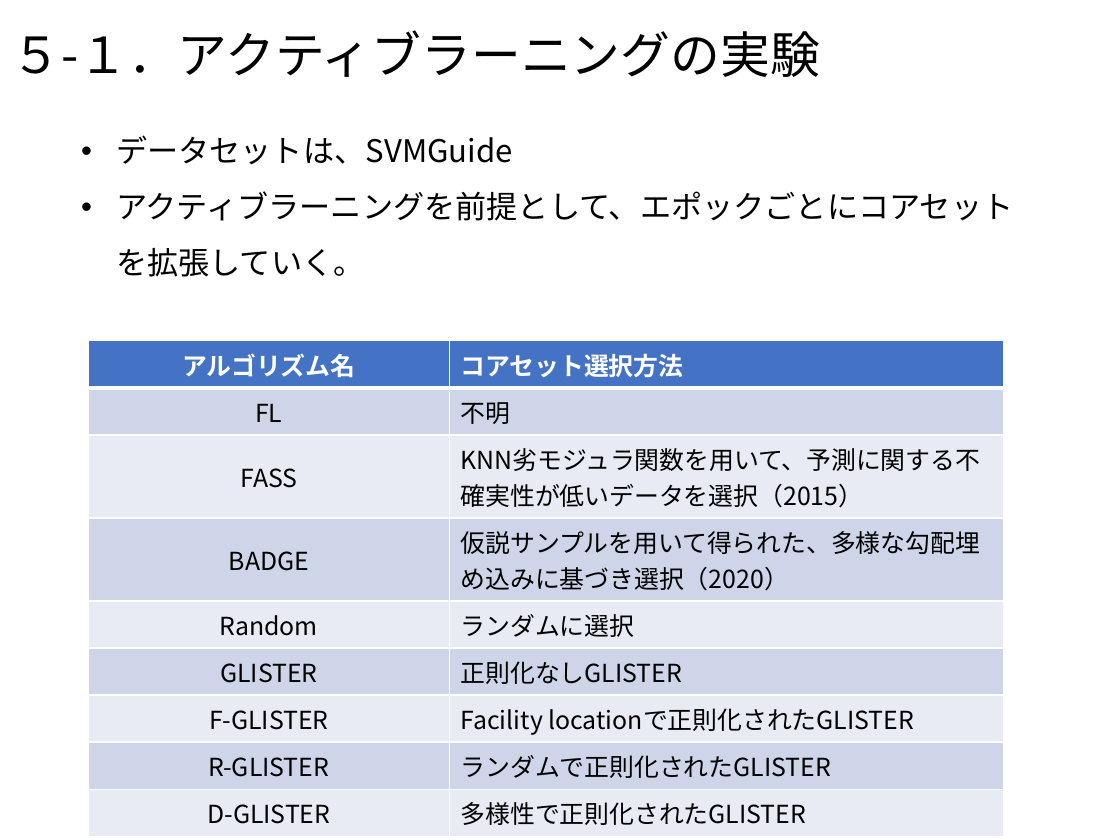
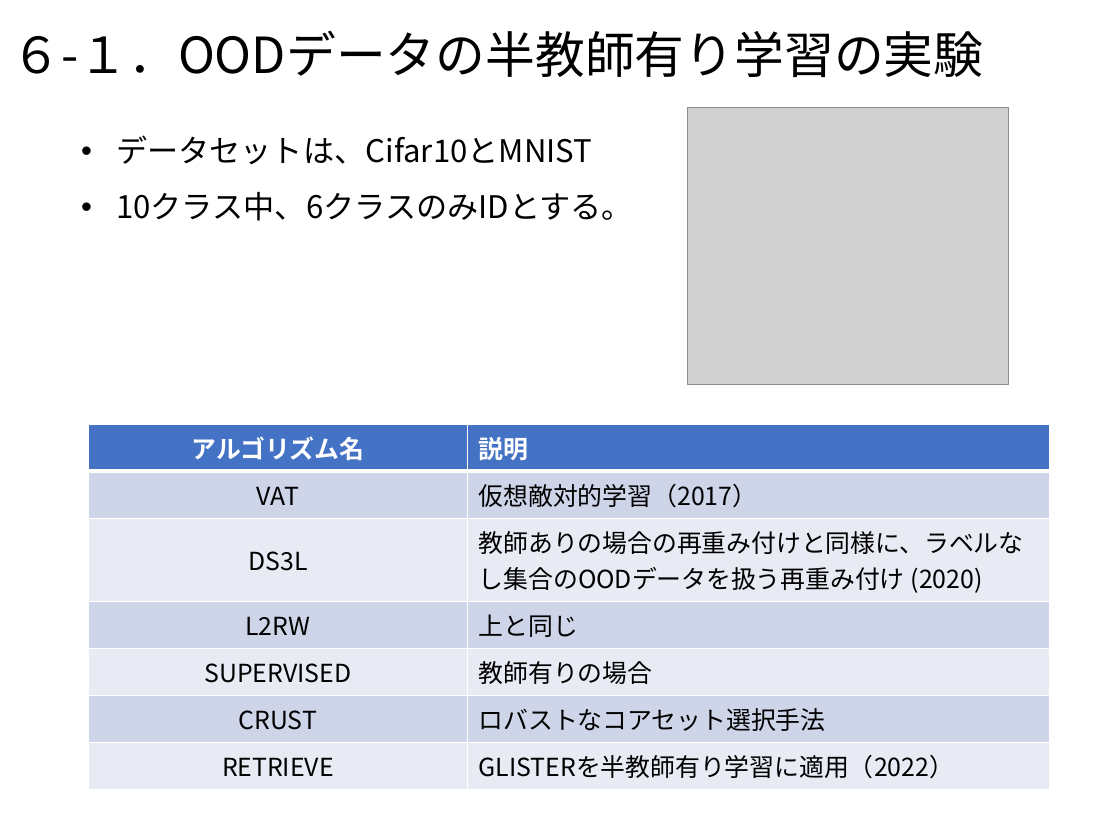
Before and after one commit to chatanisota/outwork-sc, a slide deck: slide 8 of RETRIEVE.pptx (slide 9 before the commit). Drawn at 1120x840 pixels with LibreOffice and Linux fonts; fonts in the diff are those of the drawing; grey boxes stand for pictures. Boxes give left, top, right and bottom in pixels: in the first picture for what was removed or moved away, otherwise in the second. Text is boxed around its words. In the diff, an @@ line names an element or a change of style, - is before the commit and + after.

Commit message:
retrieve update

```diff
--- a/RETRIEVE.pptx
+++ b/RETRIEVE.pptx
@@ title at [11,30,983,77]: text changed @@
-５-１．アクティブラーニングの実験
+６-１．OODデータの半教師有り学習の実験
@@ picture added at [688,108,1009,384] @@
@@ text at [116,135,633,221]: text changed @@
-• データセットは、SVMGuide
-• アクティブラーニングを前提として、エポックごとにコアセットを拡張していく。
+• データセットは、Cifar10とMNIST
+• 10クラス中、6クラスのみIDとする。
@@ table removed at [88,340,1004,829], 9 rows, 2 columns @@
-アルゴリズム名 | コアセット選択方法
-FL | 不明
-FASS | KNN劣モジュラ関数を用いて、予測に関する不確実性が低いデータを選択（2015）
-BADGE | 仮説サンプルを用いて得られた、多様な勾配埋め込みに基づき選択（2020）
-Random | ランダムに選択
-GLISTER | 正則化なしGLISTER
-F-GLISTER | Facility locationで正則化されたGLISTER
-R-GLISTER | ランダムで正則化されたGLISTER
-D-GLISTER | 多様性で正則化されたGLISTER
@@ table added at [88,424,1051,783], 7 rows, 2 columns @@
+アルゴリズム名 | 説明
+VAT | 仮想敵対的学習（2017）
+DS3L | 教師ありの場合の再重み付けと同様に、ラベルなし集合のOODデータを扱う再重み付け (2020)
+L2RW | 上と同じ
+SUPERVISED | 教師有りの場合
+CRUST | ロバストなコアセット選択手法
+RETRIEVE | GLISTERを半教師有り学習に適用（2022）
```
Also in this commit, not shown: 2 other slides changed, 4 slides added, 4 slides removed.
